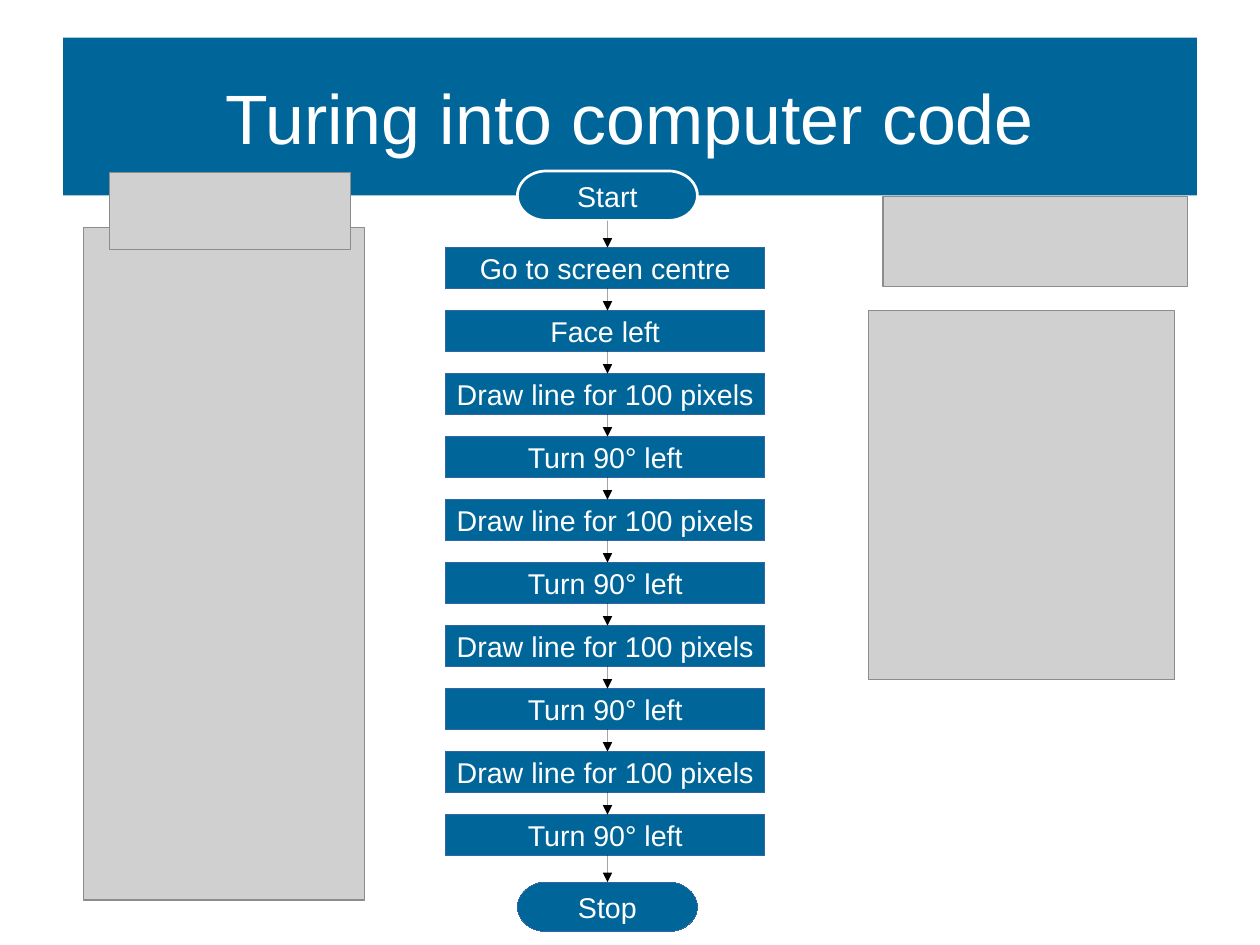
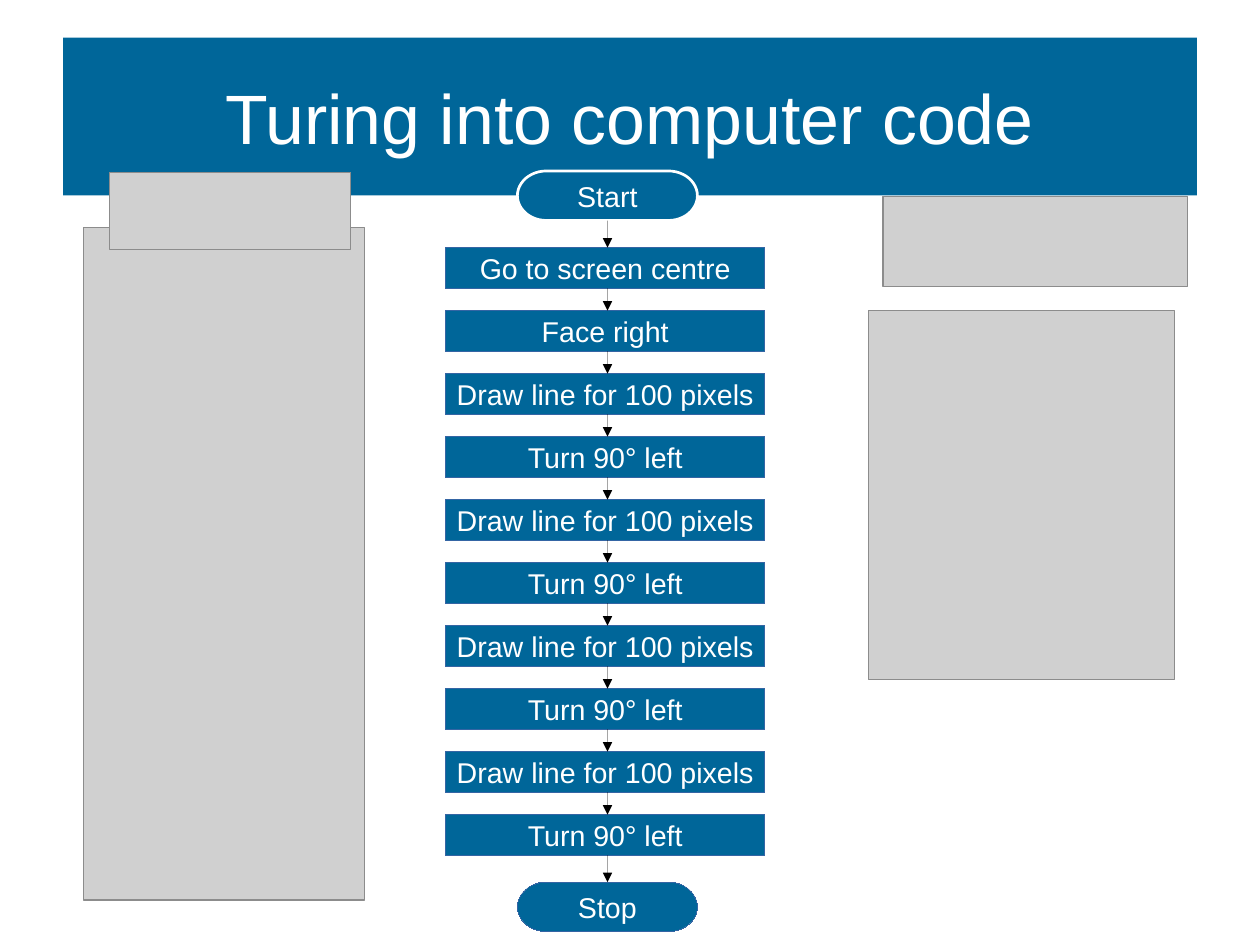
Before and after one commit to MarkGadsby/TeachingNotes, a slide deck: slide 8 of GeneralTextFiles/Markdown_BSC_Notes/Slides_HoneyCombe.odp. Drawn at 1260x945 pixels with LibreOffice and Linux fonts; fonts in the diff are those of the drawing; grey boxes stand for pictures; background and template pictures are left out. Boxes give left, top, right and bottom in pixels: in the first picture for what was removed or moved away, otherwise in the second. Text is boxed around its words. In the diff, an @@ line names an element or a change of style, - is before the commit and + after.

```diff
--- a/GeneralTextFiles/Markdown_BSC_Notes/Slides_HoneyCombe.odp
+++ b/GeneralTextFiles/Markdown_BSC_Notes/Slides_HoneyCombe.odp
@@ text in rectangle at [542, 321, 669, 347]: text changed @@
-Face left
+Face right
```
Also in this commit, not shown: 2 other slides changed, 2 slides added, 2 slides removed, 1 other file.
